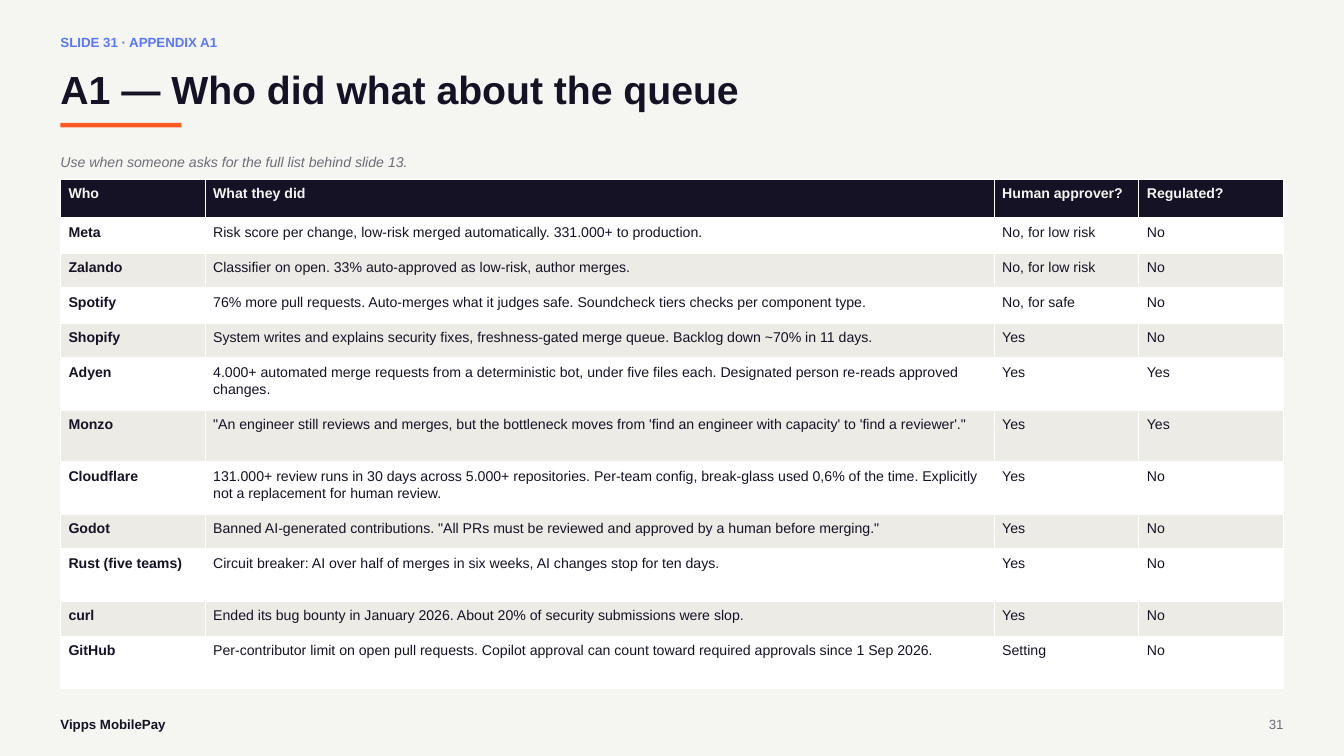
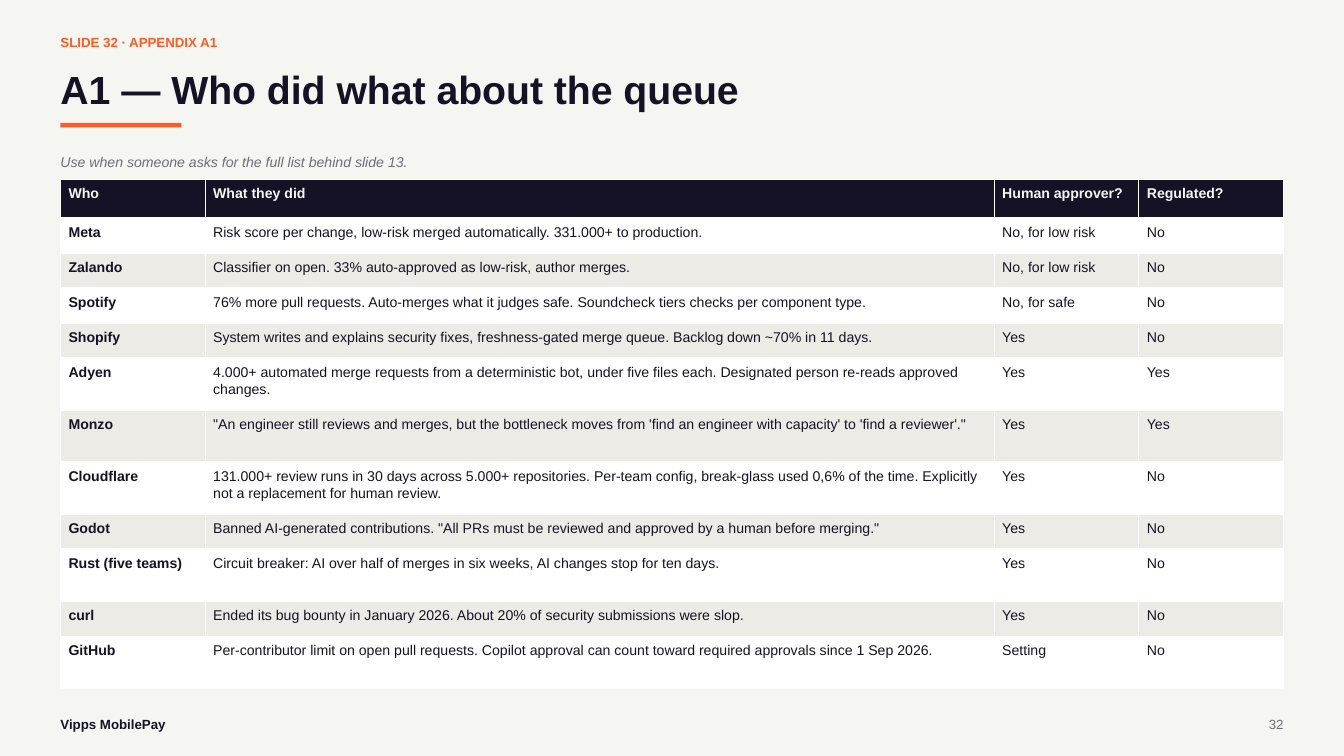
Before and after one commit to svenmalvik/buildtounderstand.org, a slide deck: slide 32 of presentations/what-is-the-second-pair-of-eyes-for-vippsmobilepay.pptx (slide 31 before the commit). Drawn at 1344x756 pixels with LibreOffice and Linux fonts; fonts in the diff are those of the drawing. Boxes give left, top, right and bottom in pixels: in the first picture for what was removed or moved away, otherwise in the second. Text is boxed around its words. In the diff, an @@ line names an element or a change of style, - is before the commit and + after.

```diff
--- a/presentations/what-is-the-second-pair-of-eyes-for-vippsmobilepay.pptx
+++ b/presentations/what-is-the-second-pair-of-eyes-for-vippsmobilepay.pptx
@@ text at box(60, 37, 217, 47): text changed; text colour #5A78FF to #FF5B24 @@
-SLIDE 31 · APPENDIX A1
+SLIDE 32 · APPENDIX A1
@@ text at box(1269, 720, 1284, 729): text changed @@
-31
+32
```
Also in this commit, not shown: 9 other slides changed, 1 slide added, 7 other files.
